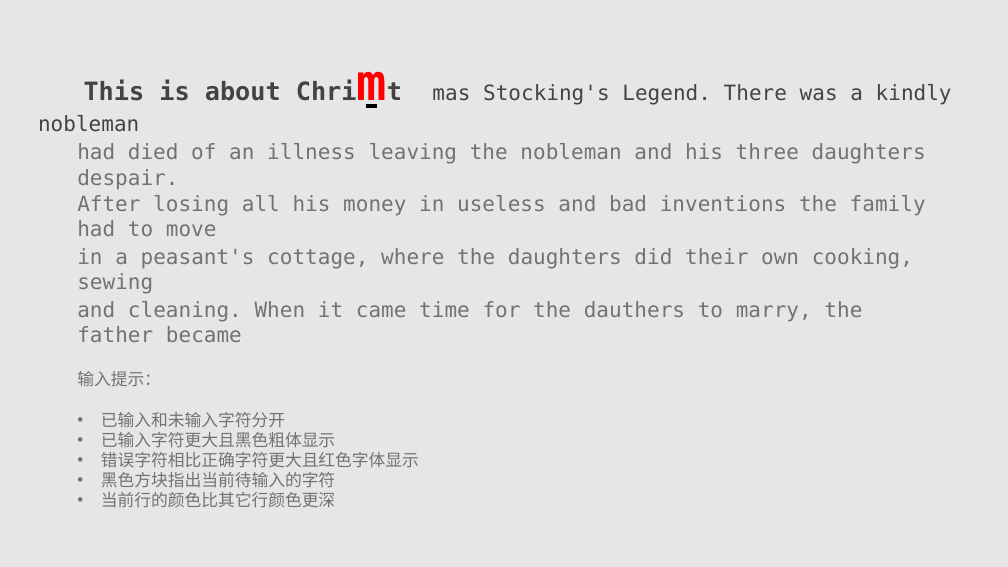
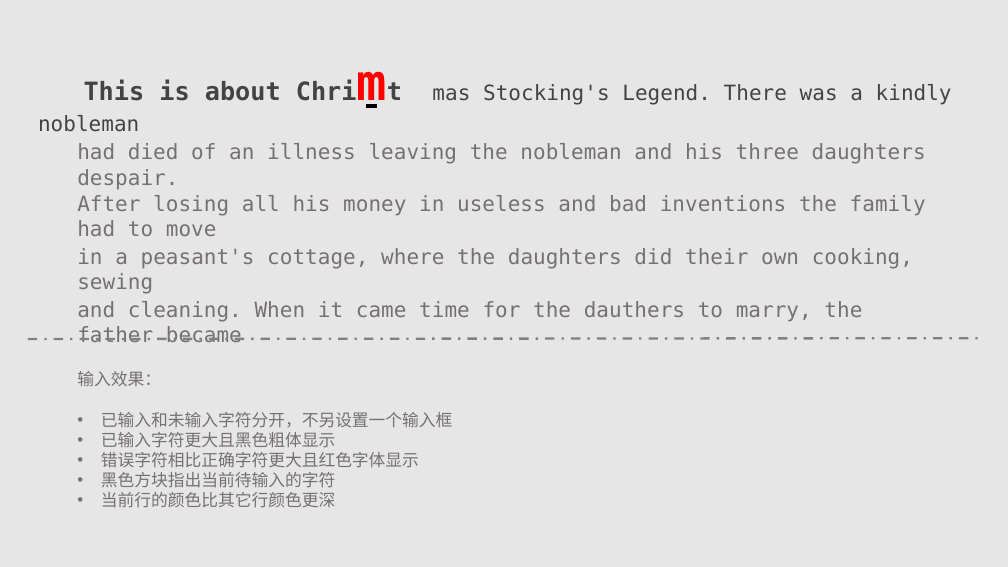
Before and after one commit to GitNealian/typen, a slide deck: slide 2 of about typen design.pptx. Drawn at 1008x567 pixels with LibreOffice and Linux fonts; fonts in the diff are those of the drawing. Boxes give left, top, right and bottom in pixels: in the first picture for what was removed or moved away, otherwise in the second. Text is boxed around its words. In the diff, an @@ line names an element or a change of style, - is before the commit and + after.

```diff
--- a/about typen design.pptx
+++ b/about typen design.pptx
@@ line added from (28, 339) to (981, 338), #808080 2.25 pt dashed @@
@@ text at (77,371,453,428): text changed @@
-输入提示：
-• 已输入和未输入字符分开
+输入效果：
+• 已输入和未输入字符分开，不另设置一个输入框
```
Also in this commit, not shown: 2 other slides changed, 3 slides added, 1 other file.
